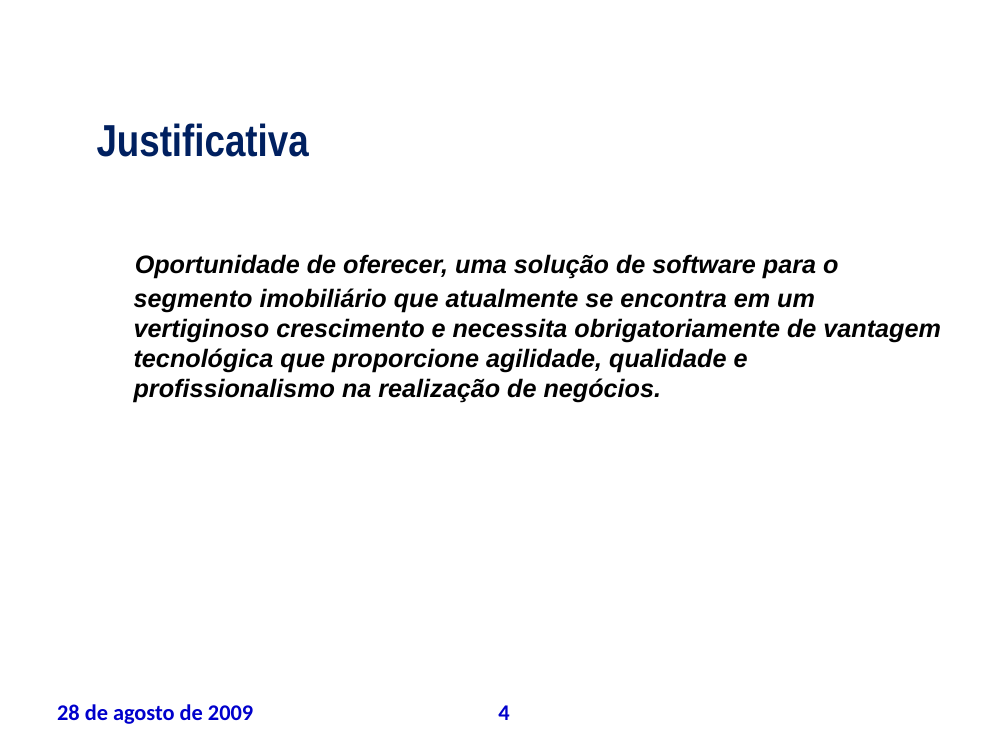
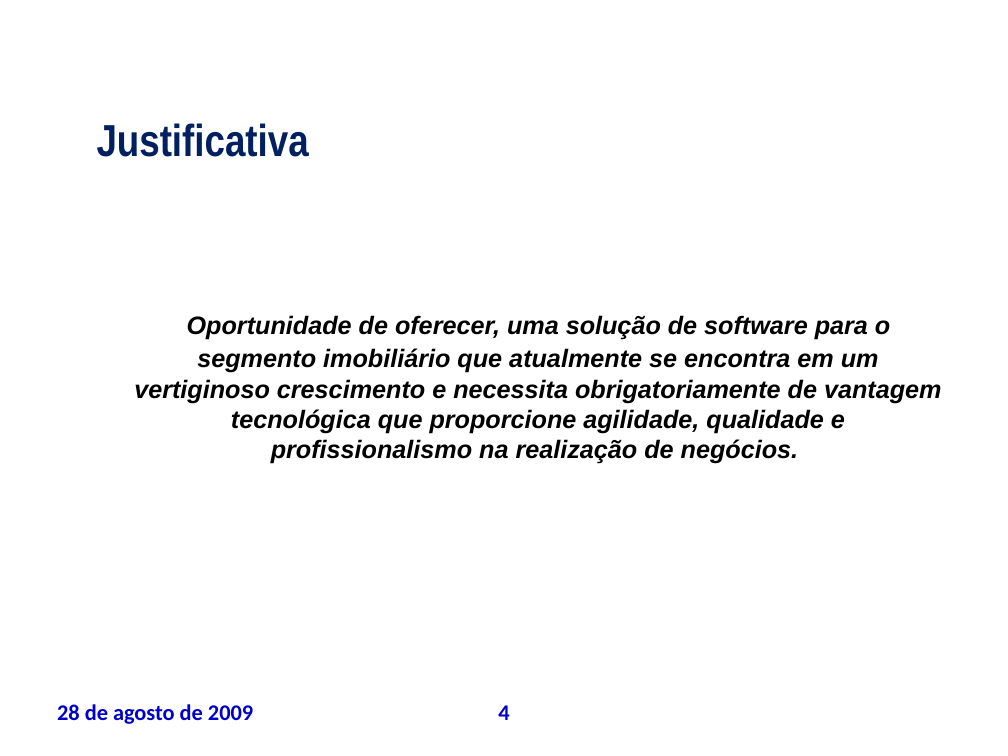
Before and after one commit to leoevaristo/psa20092, a slide deck: slide 4 of ARTEFATOS/TAP_apresentacao.ppt. Drawn at 1008x756 pixels with LibreOffice and Linux fonts; fonts in the diff are those of the drawing; background and template pictures are left out. Boxes give left, top, right and bottom in pixels: in the first picture for what was removed or moved away, otherwise in the second. Text is boxed around its words. In the diff, an @@ line names an element or a change of style, - is before the commit and + after.

```diff
--- a/ARTEFATOS/TAP_apresentacao.ppt
+++ b/ARTEFATOS/TAP_apresentacao.ppt
@@ text "Oportunidade de oferecer, uma solução ..." at (x1=134, y1=315, x2=942, y2=464): alignment left to centre @@
```
Also in this commit, not shown: 1 slide added, 2 slides removed.
